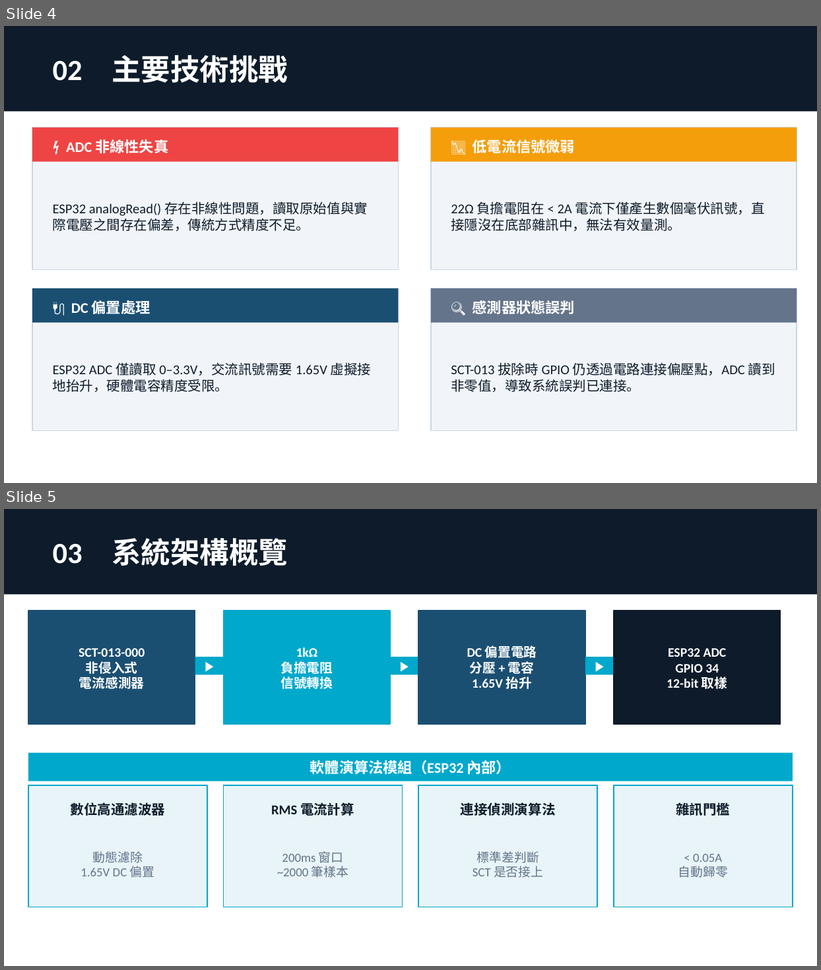
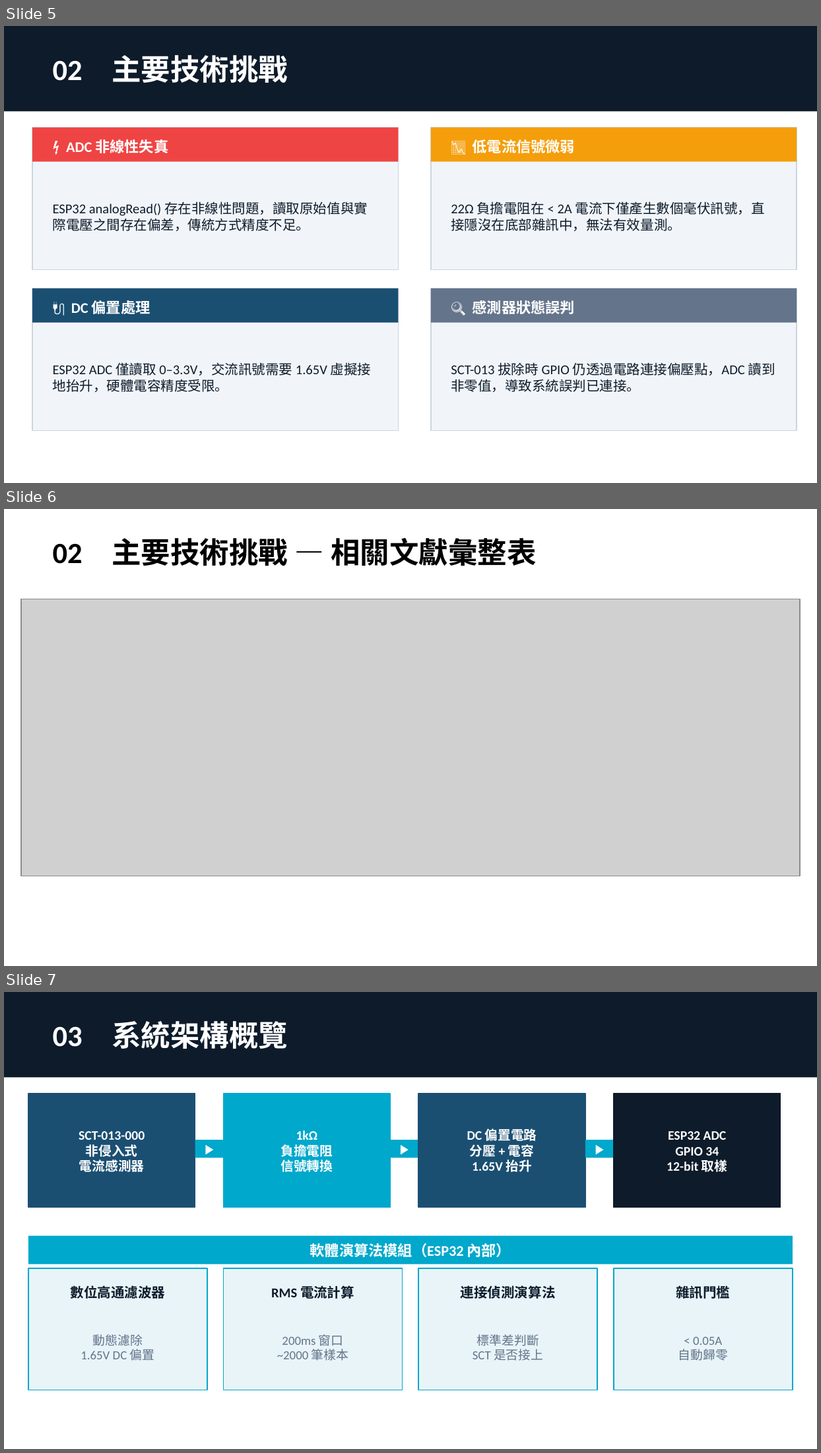
Before and after one commit to andy19588/aiot-final-project, a slide deck: ESP32_電流偵測系統_報告.pptx. Shown one above the other, each under a label of ours: slides 4 and 5 before the commit, slides 5, 6 and 7 after it. The pictures are 821x970 and 821x1453 pixels, drawn with LibreOffice and Linux fonts; fonts in the diff are those of the drawing; grey boxes stand for pictures. Boxes give left, top, right and bottom in pixels: in the first picture for what was removed or moved away, otherwise in the second. Text is boxed around its words. In the diff, an @@ line names an element or a change of style, - is before the commit and + after.

```diff
--- a/ESP32_電流偵測系統_報告.pptx
+++ b/ESP32_電流偵測系統_報告.pptx
@@ slide 6 added at (4,509,817,966), background #FFFFFF @@
@@ text added at (53,538,537,566), 26 pt, text #000000, bold @@
+02 主要技術挑戰 — 相關文獻彙整表
@@ picture added at (21,599,800,877) @@
@@ what was slide 4 is now slide 5 @@
@@ what was slide 5 is now slide 7 @@
```
Also in this commit, not shown: 1 other slide added.
